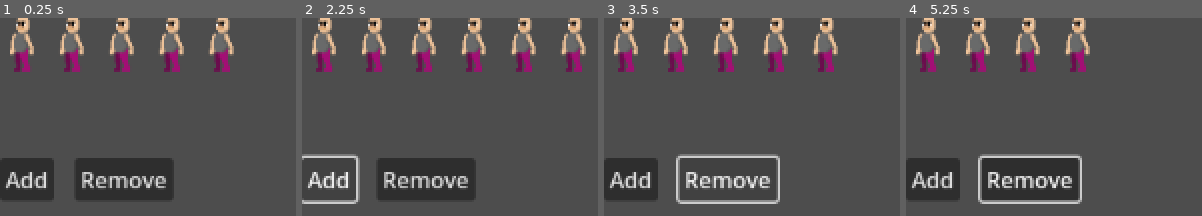
Above: before the commit, frames 1-4 (left to right).
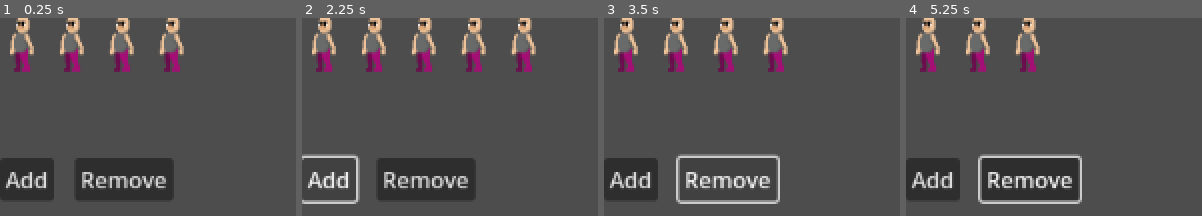
Above: after the commit, the same moments.

Repository: Missingreference/LDJam-58-Game
Game: Godot game, scene res://scenes/customer_queue.tscn
Two runs of this game, one before a commit and one after it. Both use one fixed random seed, a clock stepped at 60 frames per second and the inputs below. This scene is started directly instead of the project's main scene.
Inputs (mouse positions are in pixels of both pictures, inside the frame that each line leads up to):
- Up to frame 1 (0.25 s): no input
- Up to frame 2 (2.25 s): click "Add" at 0.5 s; click "Remove" at 1.25 s; click "Add" at 2 s
- Up to frame 3 (3.5 s): click "Remove" at 2.75 s
- Up to frame 4 (5.25 s): click "Add" at 3.5 s; click "Remove" at 4.25 s; tap Enter at 5 s; move the mouse to (outside the picture) at 5.02 s; click (outside the picture) at 5.17 s

The runs differ from the first frame. In frame 1, 1.4% of the frame differs, in the area x 70-80%, y 0-28%; in frame 2, 1.4%; in frame 3, 1.4%; in frame 4, 1.4%.

Commit message:
Add default pool of customers to GameData
Include script for generating random customer names.

Diff:
--- a/scripts/customer.gd
+++ b/scripts/customer.gd
@@ -9,9 +9,7 @@
 
 var base_attr: Attributes = Attributes.new()
 
-func _init():
-    print("Created: %s" % self)
-
+static var _customer_scene = preload("res://scenes/customer.tscn")
 
 func _to_string() -> String:
     return "Customer(name: %s, coins: %d, weapon: %s, armor: %s, small_items: %s) \n %s" % [
@@ -22,6 +20,18 @@
         self.small_items,
         self.base_attr
     ]
+
+
+static func create_default_customers() -> Array[Customer]:
+    # Generate a random set of starting customers
+    var result: Array[Customer] = []
+    for i in range(10):
+        var customer = Customer._customer_scene.instantiate()
+        customer.customer_name = Names.generate_customer_name()
+
+        result.append(customer)
+
+    return result
 
 
 class Attributes:
--- a/scripts/customer_queue.gd
+++ b/scripts/customer_queue.gd
@@ -12,7 +12,6 @@
 @onready var _test_add_button = $TestAddButton
 @onready var _test_remove_button = $TestRemoveButton
 
-var _customer_scene = preload("res://scenes/customer.tscn")
 var _test_customers: Array[Customer] = []
 
 
@@ -23,10 +22,7 @@
     self._queue.remove_child(self._placeholder_3)
 
     if get_tree().current_scene == self:
-        for i in range(0, 10):
-            var customer = self._customer_scene.instantiate()
-            customer.customer_name = "Foo%d" % i
-            self._test_customers.append(customer)
+        self._test_customers = Customer.create_default_customers()
 
         self.enqueue_customers(self._test_customers)
     else:
@@ -42,13 +38,12 @@
     # Constain based on number of available customers
     customer_count = min(customer_count, customers.size())
 
-    print("Enqueuing %d customers" % customer_count)
 
     # Pick N random customers from the pool
     var chosen_customers = RandomUtils.pick_random_count(customers, customer_count)
 
     var customer_names = chosen_customers.map(func(c): return c.customer_name)
-    print("Picked %s" % ",".join(customer_names))
+    print("Enqueuing %d customers: %s" % [customer_count, ", ".join(customer_names)])
 
     # Enqueue
     for customer in chosen_customers:
--- a/scripts/game_data.gd
+++ b/scripts/game_data.gd
@@ -9,7 +9,7 @@
     four
 }
 
-var warehouse_inventory = Inventory.new()
+var warehouse_inventory = Inventory.create_default_inventory()
 
 # Items available in the shop
 # Index on the name of the item
@@ -17,7 +17,7 @@
 
 var _gold: int = 100
 
-var customers: Array[Customer] = []
+var customers: Array[Customer] =  Customer.create_default_customers()
 var phase: GamePhase = GamePhase.one
 var is_tutorial: bool = true
 
--- /dev/null
+++ b/scripts/names.gd
@@ -0,0 +1,292 @@
+class_name Names
+extends Node
+
+static func generate_customer_name() -> String:
+    return "%s %s" % [RandomUtils.pick_random(Names.customer_adjectives), RandomUtils.pick_random(Names.customers)]
+
+
+const customers: Array[String] = [
+    "John",
+    "Joe",
+    "Mac",
+    "Bobby",
+    "Jane",
+    "Juliet",
+    "Joseph",
+    "Samuel",
+    "Sophie",
+    "Sally",
+    "Ademar",
+    "Alaric",
+    "Aldhelm",
+    "Baldwin",
+    "Bartholomew",
+    "Bertram",
+    "Cedric",
+    "Conan",
+    "Cuthbert",
+    "Edgar",
+    "Edmund",
+    "Eadric",
+    "Eadwig",
+    "Godfrey",
+    "Harold",
+    "Leofric",
+    "Nigel",
+    "Osbert",
+    "Oswald",
+    "Radulf",
+    "Ranulf",
+    "Reginald",
+    "Roland",
+    "Rolf",
+    "Sigismund",
+    "Tostig",
+    "Ulric",
+    "Waleran",
+    "Walthari",
+    "Wilfred",
+    "Winfrid",
+    "Wymond",
+    "William",
+    "Yves",
+    "Alwi",
+    "Andry",
+    "Arnger",
+    "Ashwy",
+    "Brunwine",
+    "Cadell",
+    "Caro",
+    "Dagmar",
+    "Edwy",
+    "Gebwin",
+    "Gunther",
+    "Halfdan",
+    "Ingram",
+    "Jaromir",
+    "Nantelm",
+    "Oswin",
+    "Reinmar",
+    "Saracen",
+    "Sinister",
+    "Sulon",
+    "Theodwin",
+    "Wilenc",
+    "Elric",
+    "Hamo",
+    "Hann",
+    "Herry",
+    "Hob",
+    "Hopkin",
+    "Hudde",
+    "Ilbert",
+    "Jackin",
+    "Jan",
+    "Jankin",
+    "Judd",
+    "Kinborough",
+    "Larkin",
+    "Law",
+    "Mack",
+    "Morris",
+    "Nichol",
+    "Noll",
+    "Ode",
+    "Pate",
+    "Randel",
+    "Ranulf",
+    "Rohese",
+    "Roul",
+    "Royse",
+    "Stace",
+    "Tenney",
+    "Wilkin",
+    "Wilky",
+    "Wilmot",
+    "Wybert",
+    "Wymond",
+    "Wyot",
+    "Adalhilde",
+    "Adalsinde",
+    "Aitla",
+    "Erlinde",
+    "Eulalia",
+    "Fritheburg",
+    "Gislilde",
+    "Guimar",
+    "Idony",
+    "Ingalsinde",
+    "Liutlinde",
+    "Madwen",
+    "Nantelma",
+    "Petra",
+    "Saidra",
+    "Soave",
+    "Thecla",
+    "Wendela",
+    "Ysoria ",
+    "Bridgette",
+    "Tove",
+    "Marjatta",
+    "Irmeni ",
+    "Millicent ",
+    "Alys",
+    "Ayleth ",
+    "Anastas ",
+    "Alianor ",
+    "Cedany ",
+    "Ellyn",
+    "Helewys",
+    "Malkyn",
+    "Peronell ",
+    "Sybbyl",
+    "Ysmay",
+    "Thea ",
+    "Jacquelyn ",
+    "Amelia ",
+    "Gloriana ",
+    "Catherine",
+    "Anne",
+    "Mary",
+    "Arabella ",
+    "Elizabeth ",
+    "Hildegard ",
+    "Brunhild ",
+    "Adelaide ",
+    "Alice ",
+    "Beatrix ",
+    "Cristiana ",
+    "Eleanor ",
+    "Emeline ",
+    "Isabel ",
+    "Juliana ",
+    "Margaret ",
+    "Matilda ",
+    "Mirabelle ",
+    "Rose ",
+    "Helena ",
+    "Guinevere ",
+    "Isolde ",
+    "Maerwynn ",
+    "Muriel ",
+    "Winifred ",
+    "Godiva ",
+    "Catrain ",
+    "Angmar ",
+    "Gussalen ",
+    "Jasmine ",
+    "Josselyn ",
+    "Maria ",
+    "Victoria ",
+    "Gwendolynn ",
+    "Enndolynn ",
+    "Janet ",
+    "Luanda ",
+    "Krea ",
+    "Rainydayas ",
+    "Atheena ",
+    "Dimia ",
+    "Phrowenia",
+    "Aleida ",
+    "Ariana ",
+    "Alexia ",
+    "Katelyn ",
+    "Katrina ",
+    "Loreena ",
+    "Kaylein ",
+    "Seraphina ",
+    "Duraina ",
+    "Ryia ",
+    "Farfelee ",
+    "Iseult",
+    "Benevolence ",
+    "Brangian ",
+    "Elspeth ",
+    "Agatha",
+    "Aelith",
+    "Alice",
+    "Althea",
+    "Amabel",
+    "Anice",
+]
+
+const customer_adjectives: Array[String] = [
+    "Adventurous",
+    "Affectionate",
+    "Agile",
+    "Alert",
+    "Amiable",
+    "Ambitious",
+    "Analytical",
+    "Angelic",
+    "Appreciative",
+    "Articulate",
+    "Assertive",
+    "Attentive",
+    "Authentic",
+    "Brave",
+    "Bright",
+    "Calm",
+    "Candid",
+    "Careful",
+    "Caring",
+    "Cheerful",
+    "Charming",
+    "Compassionate",
+    "Considerate",
+    "Crazy",
+    "Creative",
+    "Curious",
+    "Dauntless",
+    "Diligent",
+    "Dynamic",
+    "Energetic",
+    "Enthusiastic",
+    "Exuberant",
+    "Fair-minded",
+    "Fearless",
+    "Focused",
+    "Generous",
+    "Gentle",
+    "Graceful",
+    "Hardworking",
+    "Helpful",
+    "Honest",
+    "Humble",
+    "Humorous",
+    "Imaginative",
+    "Innovative",
+    "Joyful",
+    "Jolly",
+    "Kind",
+    "Loyal",
+    "Magnanimous",
+    "Mature",
+    "Merciful",
+    "Modest",
+    "Motivated",
+    "Patient",
+    "Peaceful",
+    "Persistent",
+    "Playful",
+    "Polite",
+    "Positive",
+    "Practical",
+    "Proud",
+    "Reliable",
+    "Resilient",
+    "Resourceful",
+    "Responsible",
+    "Sincere",
+    "Skilled",
+    "Smart",
+    "Spirited",
+    "Steady",
+    "Strong-willed",
+    "Thoughtful",
+    "Tolerant",
+    "Trustworthy",
+    "Understanding",
+    "Wise",
+    "Warm-hearted",
+]
Not shown, added: scripts/names.gd.uid
